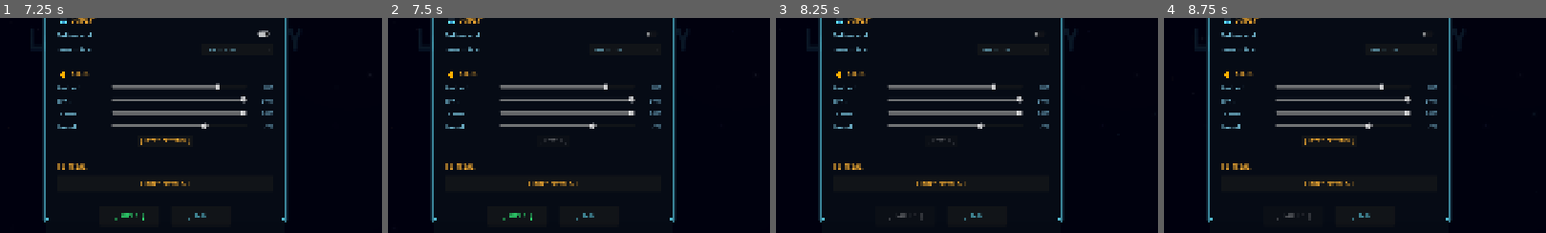
Above: before the commit, frames 1-4 (left to right).
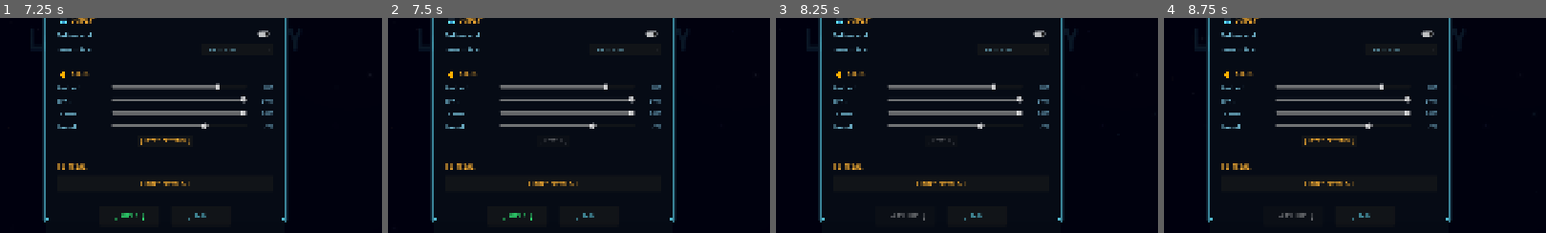
Above: after the commit, the same moments.

Repository: armandpreschutti/LastLightOdyssey
Game: Godot game, scene res://scenes/ui/title_menu.tscn
Two runs of this game, one before a commit and one after it. Both use one fixed random seed, a clock stepped at 60 frames per second and the inputs below.
Inputs (mouse positions are % of the whole screen's width and height, from its top left):
- Up to frame 1 (7.25 s): tap Enter at 0.5 s; move the mouse to (72, 45) at 0.52 s; click (72, 45) at 0.67 s; tap Space at 0.77, 3.77 s; drag from (30, 55) to (45, 70) at 1.27 s; move the mouse to (60, 28) at 2.02 s; click (60, 28) at 2.17 s; drag from (45, 70) to (20, 35) at 2.77 s; move the mouse to (80, 65) at 3.52 s; click (80, 65) at 3.67 s; drag from (20, 35) to (35, 25) at 4.27 s; move the mouse to (55, 50) at 5.02 s; click (55, 50) at 5.17 s; drag from (35, 25) to (30, 55) at 5.77 s; click "[ SETTINGS ]" at 6.5 s
- Up to frame 2 (7.5 s): click "[ RESET SETTINGS ]" at 7.25 s
- Up to frame 3 (8.25 s): click "[ APPLY ]" at 8 s
- Up to frame 4 (8.75 s): no input
The pictures show only the part of the screen within x 28-78%, y 30-80%; the shares and areas given below are measured in that part.

Frame 1 is identical in both runs. In frame 2, 0.1% of the frame differs, in the area x 54-71%, y 5-16%; in frame 3, 0.3%, in the area x 29-71%, y 5-95%; in frame 4, 0.3%.

Commit message:
updated web build

Diff:
--- /dev/null
+++ b/builds/web/index.manifest.json
@@ -0,0 +1 @@
+{"background_color":"#000000","display":"fullscreen","icons":[{"sizes":"144x144","src":"index.144x144.png","type":"image/png"},{"sizes":"180x180","src":"index.180x180.png","type":"image/png"},{"sizes":"512x512","src":"index.512x512.png","type":"image/png"}],"name":"Last Light Odyssey","orientation":"landscape","start_url":"./index.html"}
--- a/scripts/tactical/tactical_controller.gd
+++ b/scripts/tactical/tactical_controller.gd
@@ -1371,11 +1371,6 @@
 			else:
 				units_outside_zone.append(officer)
 
-	# Check if captain would be left behind - captain must always be extracted
-	for unit in units_outside_zone:
-		if unit.officer_type == "captain":
-			_show_captain_required_warning()
-			return
 
 	# If some units are outside the zone, show warning
 	if units_outside_zone.size() > 0:
@@ -1387,18 +1382,6 @@
 		_end_mission(true)
 
 
-func _show_captain_required_warning() -> void:
-	var dialog = ConfirmDialogScene.instantiate()
-	ui_layer.add_child(dialog)
-
-	var message = "Your CAPTAIN must be in the extraction zone to initiate extraction.\n\nMove your Captain to the extraction tiles before extracting. The Captain cannot be left behind."
-
-	dialog.setup("[ EXTRACTION DENIED ]", message, "UNDERSTOOD", "")
-	dialog.show_dialog()
-
-	# Hide the cancel button for info-only dialog and focus confirm button
-	dialog.no_button.visible = false
-	dialog.yes_button.grab_focus()
 
 
 func _show_extraction_warning(units_in_zone: Array[Node2D], units_outside_zone: Array[Node2D]) -> void:
--- a/scripts/ui/settings_menu.gd
+++ b/scripts/ui/settings_menu.gd
@@ -111,8 +111,8 @@
 
 	if err != OK:
 		# Use defaults if no config exists
-		_pending_fullscreen = false
-		_pending_resolution = 1  # 1600x900
+		_pending_fullscreen = true
+		_pending_resolution = 2  # 1920x1080
 		_pending_master = 80.0
 		_pending_sfx = 100.0
 		_pending_scene = 100.0
@@ -120,8 +120,8 @@
 		return
 
 	# Load display settings
-	_pending_fullscreen = config.get_value("display", "fullscreen", false)
-	_pending_resolution = config.get_value("display", "resolution", 1)
+	_pending_fullscreen = config.get_value("display", "fullscreen", true)
+	_pending_resolution = config.get_value("display", "resolution", 2)
 
 	# Load audio settings
 	_pending_master = config.get_value("audio", "master", 80.0)
@@ -168,11 +168,7 @@
 
 
 func _apply_display_settings() -> void:
-	# Check if running in editor - display settings have limitations there
-	if OS.has_feature("editor"):
-		return
-
-	# Apply fullscreen
+	# Apply fullscreen logic immediately
 	if _pending_fullscreen:
 		DisplayServer.window_set_mode(DisplayServer.WINDOW_MODE_FULLSCREEN)
 	else:
@@ -244,8 +240,8 @@
 		SFXManager.play_sfx_by_name("ui", "click")
 
 	# Reset pending values to defaults
-	_pending_fullscreen = false
-	_pending_resolution = 1 # 1600x900
+	_pending_fullscreen = true
+	_pending_resolution = 2 # 1920x1080
 	_pending_master = 80.0
 	_pending_sfx = 100.0
 	_pending_scene = 100.0
@@ -298,14 +294,8 @@
 	_apply_display_settings()
 	_apply_audio_settings()
 
-	# Visual feedback - show different message in editor
-	var feedback_text: String
-	if OS.has_feature("editor"):
-		feedback_text = "[ SAVED! ]"  # Settings saved but display changes limited in editor
-	else:
-		feedback_text = "[ APPLIED! ]"
-
-	apply_button.text = feedback_text
+	# Visual feedback
+	apply_button.text = "[ APPLIED! ]"
 	apply_button.disabled = true
 
 	var tween = create_tween()
Not shown, added: builds/web/index.144x144.png.import
Not shown, added: builds/web/index.180x180.png.import
Not shown, added: builds/web/index.512x512.png.import
Not shown, added: builds/web/index.apple-touch-icon.png.import
Not shown, added: builds/web/index.icon.png.import
Not shown, added: builds/web/index.png.import
Not shown, changed: assets/audio/sfx/scenes/common_scene/beam.mp3
Not shown, changed: assets/audio/sfx/scenes/common_scene/extraction_complete.mp3
Not shown, changed: assets/audio/sfx/scenes/common_scene/extraction_failed.mp3
Not shown, added: builds/web/LastLightOdyseey.zip
Not shown, added: builds/web/index.144x144.png
Not shown, added: builds/web/index.180x180.png
(and 12 more such lines)
